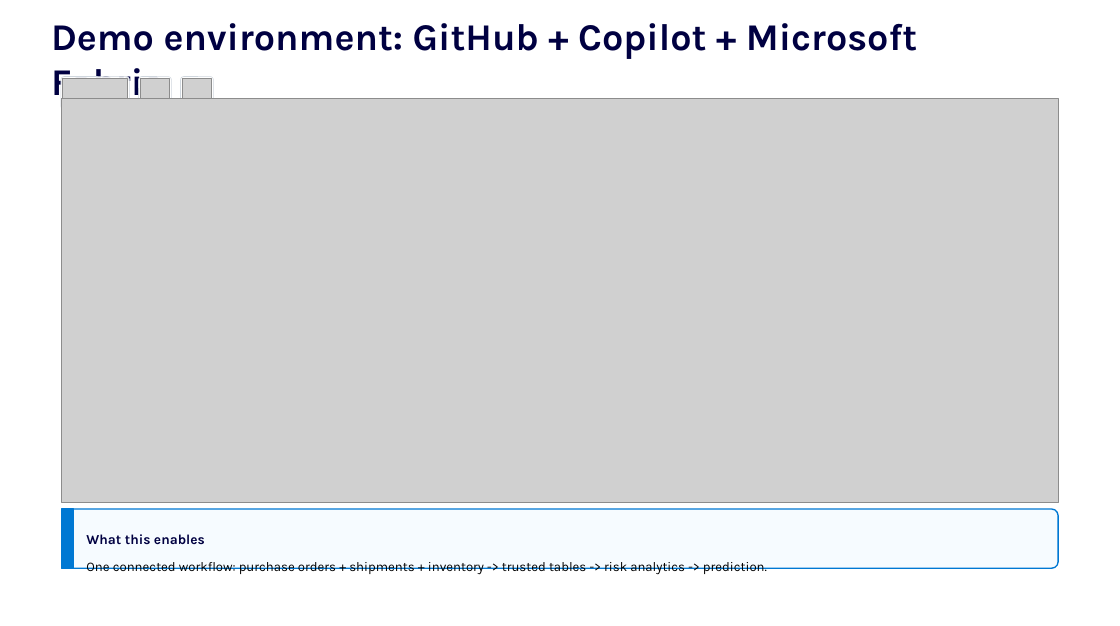
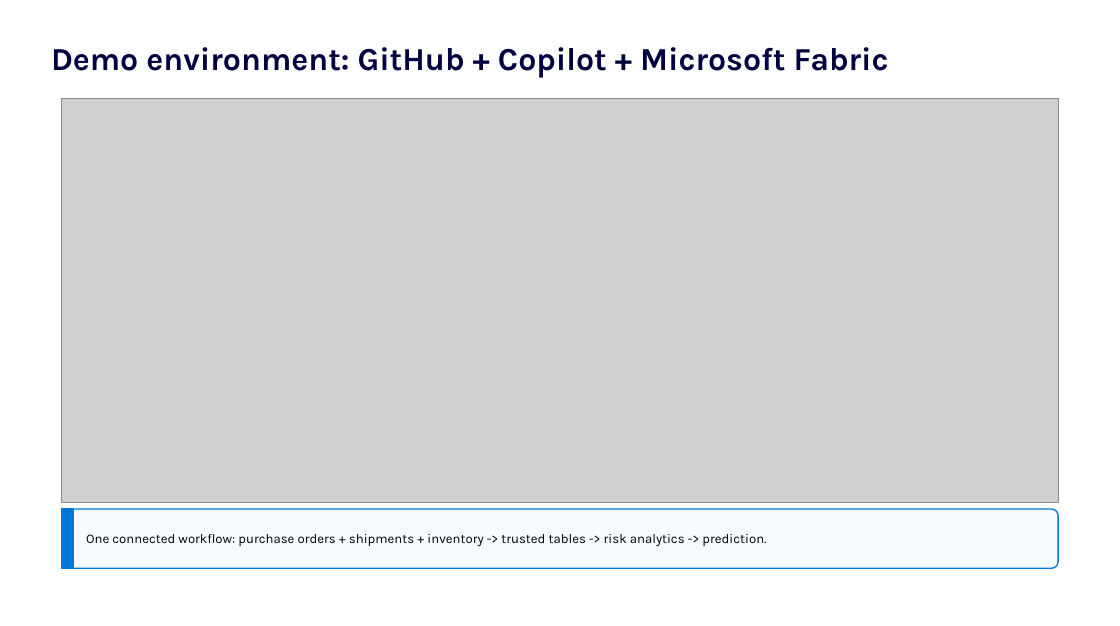
Before and after one commit to jordanbean-msft/github-copilot-for-data-professionals, a slide deck: slide 4 of deck/github-copilot-for-data-professionals.pptx. Drawn at 1120x626 pixels with LibreOffice and Linux fonts; fonts in the diff are those of the drawing; grey boxes stand for pictures; background and template pictures are left out. Boxes give left, top, right and bottom in pixels: in the first picture for what was removed or moved away, otherwise in the second. Text is boxed around its words. In the diff, an @@ line names an element or a change of style, - is before the commit and + after.

```diff
--- a/deck/github-copilot-for-data-professionals.pptx
+++ b/deck/github-copilot-for-data-professionals.pptx
@@ text "Demo environment: GitHub + Copilot ..." at (51, 47, 889, 78): size 33 to 28 pt @@
@@ rounded rectangle removed at (61, 77, 129, 110) @@
@@ picture removed at (63, 78, 128, 108) @@
@@ rounded rectangle removed at (138, 77, 171, 110) @@
@@ picture removed at (140, 78, 170, 108) @@
@@ rounded rectangle removed at (180, 77, 213, 110) @@
@@ picture removed at (182, 78, 212, 108) @@
@@ text "One connected workflow: purchase orders ...": place and size @@
-text "One connected workflow: purchase orders ..." at (86, 562, 767, 575)
+text "One connected workflow: purchase orders ..." at (86, 534, 766, 547)
@@ text removed at (86, 534, 205, 544) @@
-What this enables
```
Also in this commit, not shown: 5 other slides changed, 1 slide added, 1 slide removed, 7 other files.
